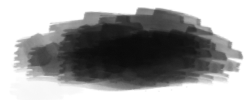
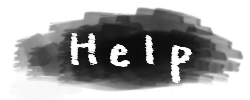
Layers edited between the first and the second w=250, h=100 image:
added layer "help" above "exit" over (x1=70, y1=32, x2=193, y2=83)
showed "레이어 0" over (x1=70, y1=32, x2=193, y2=83)
